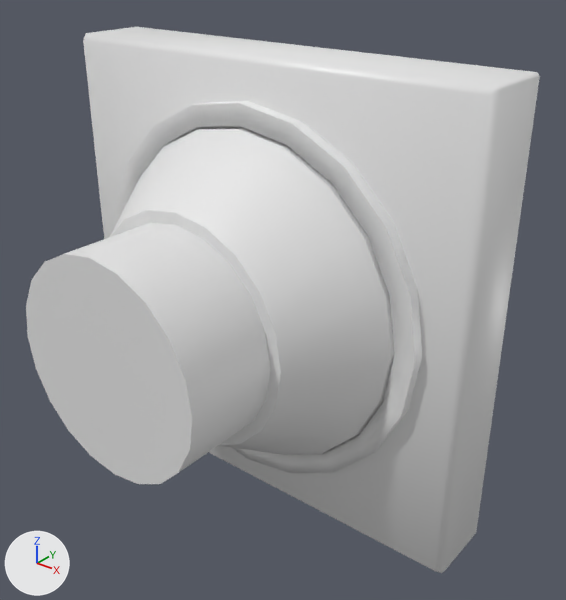
What one commit did to the FBX model Assets/Resources/Models/mod_locking_wheel.fbx.
The view is the same before and after, from a 50 mm lens placed at (0.0603, -0.0741, 0.0438), pointed at (0.0061, -0.0063, 0.0018). The lights are fixed; the arrows at lower left show +X, +Y and +Z. Where no turn or scale is listed for an object, it has been applied to the vertices.

The first picture shows 'Cylinder', 'module_base3'.
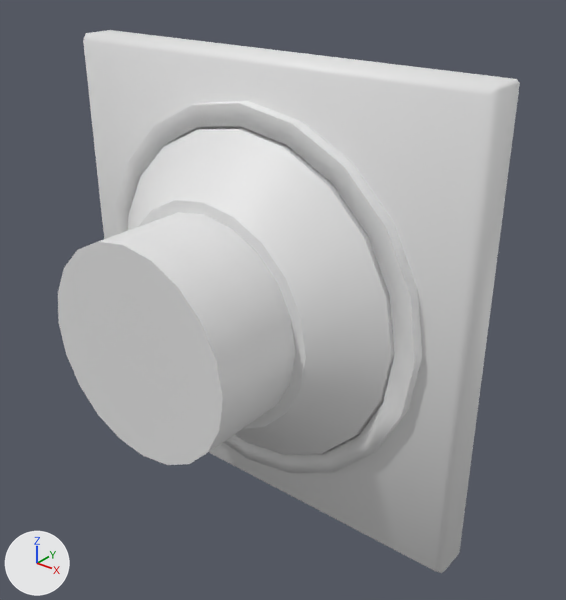
What the commit changed:
me_cylinder_002 has 100 vertices, 89 faces and spans x -0.022..0.022, y -0.0296..-0.0053, z -0.022..0.022.
me_cylinder_002 is used by ob_cylinder; location (0.0, 0.0, 0.0).
me_cylinder_002 part 1: all 60 vertices in x -0.0149..0.0149, y -0.0296..-0.0176, z -0.0149..0.0149 are moved by (0.0, 0.0044, 0.0).
me_cube_010 has 100 vertices, 77 faces and spans x -0.03..0.03, y -0.0066..0.005, z -0.03..0.03.
me_cube_010 is used by ob_module_base3; location (0.0, 0.0, 0.0).
Before the commit, vertices of me_cube_010: 0 (0.0297, 0.005, 0.03) at pixel (536, 72), 1 (0.03, 0.005, 0.0297) at pixel (539, 76), 2 (0.03, 0.005, -0.0297) at pixel (476, 532), 3 (0.0297, 0.005, -0.03), 4 (-0.03, 0.005, 0.0297).
Before the commit, vertices of me_cube_010: 5 (-0.0297, 0.005, 0.03) at pixel (136, 26), 6 (-0.0297, 0.005, -0.03), 7 (-0.03, 0.005, -0.0297).
Part 2, on me_cube_010:
Vertices 0 to 7 of me_cube_010 move by (0.0, -0.0048, 0.0).

What differs and where, as boxes [x1, y1, x2, y2] in the pictures (566 x 600 px; the box of a moved part takes in the faces that stretch with it):
'module_base3', reshaped: before [83, 27, 540, 573]; after [83, 30, 520, 573]
'Cylinder', reshaped (9% narrower): before [26, 127, 395, 484]; after [58, 127, 395, 465]
part 1 of me_cylinder_002, moved or reshaped: before [26, 176, 386, 484]; after [58, 176, 386, 465]
part 2 of me_cube_010, moved or reshaped: before [89, 27, 540, 571]; after [89, 30, 520, 571]
